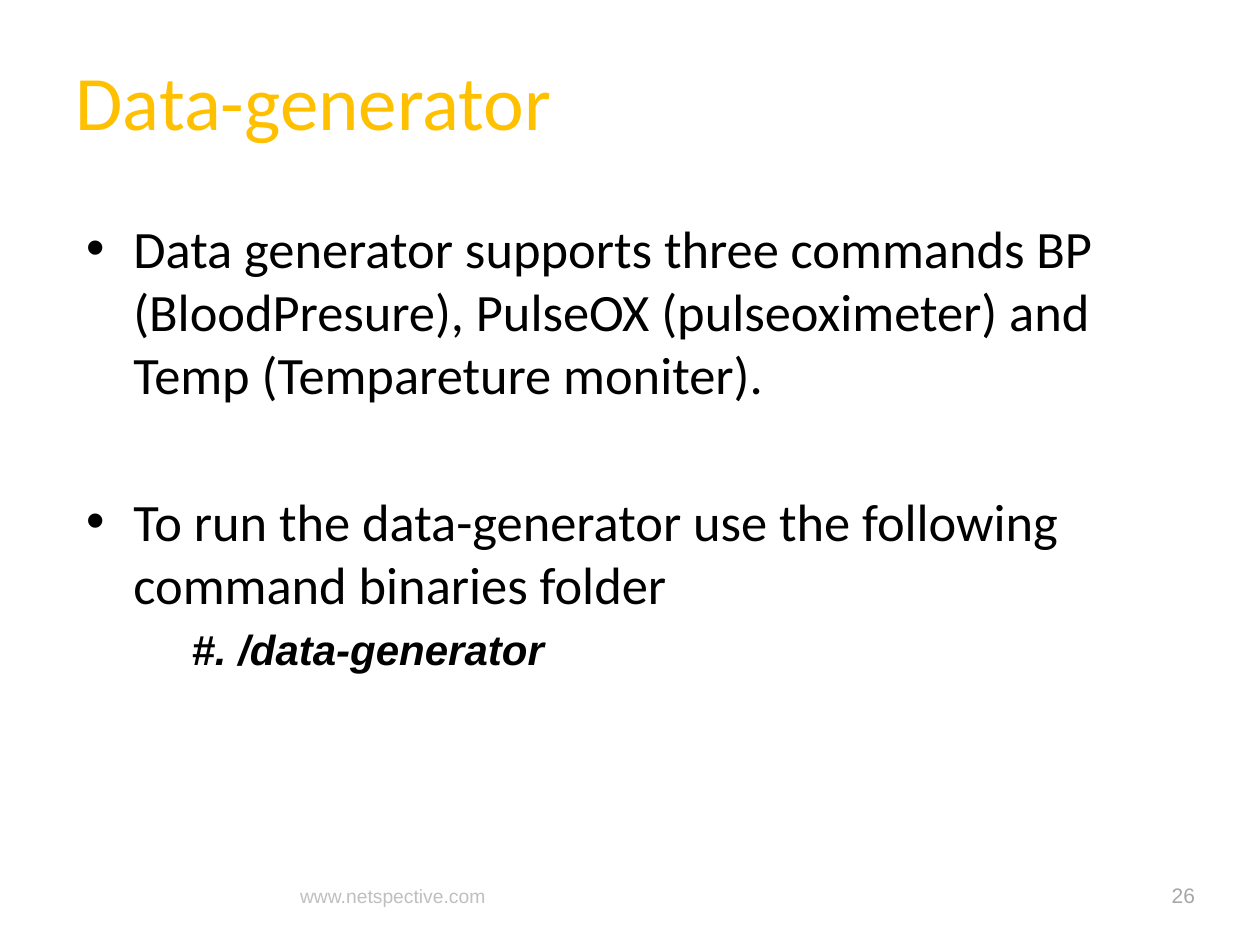
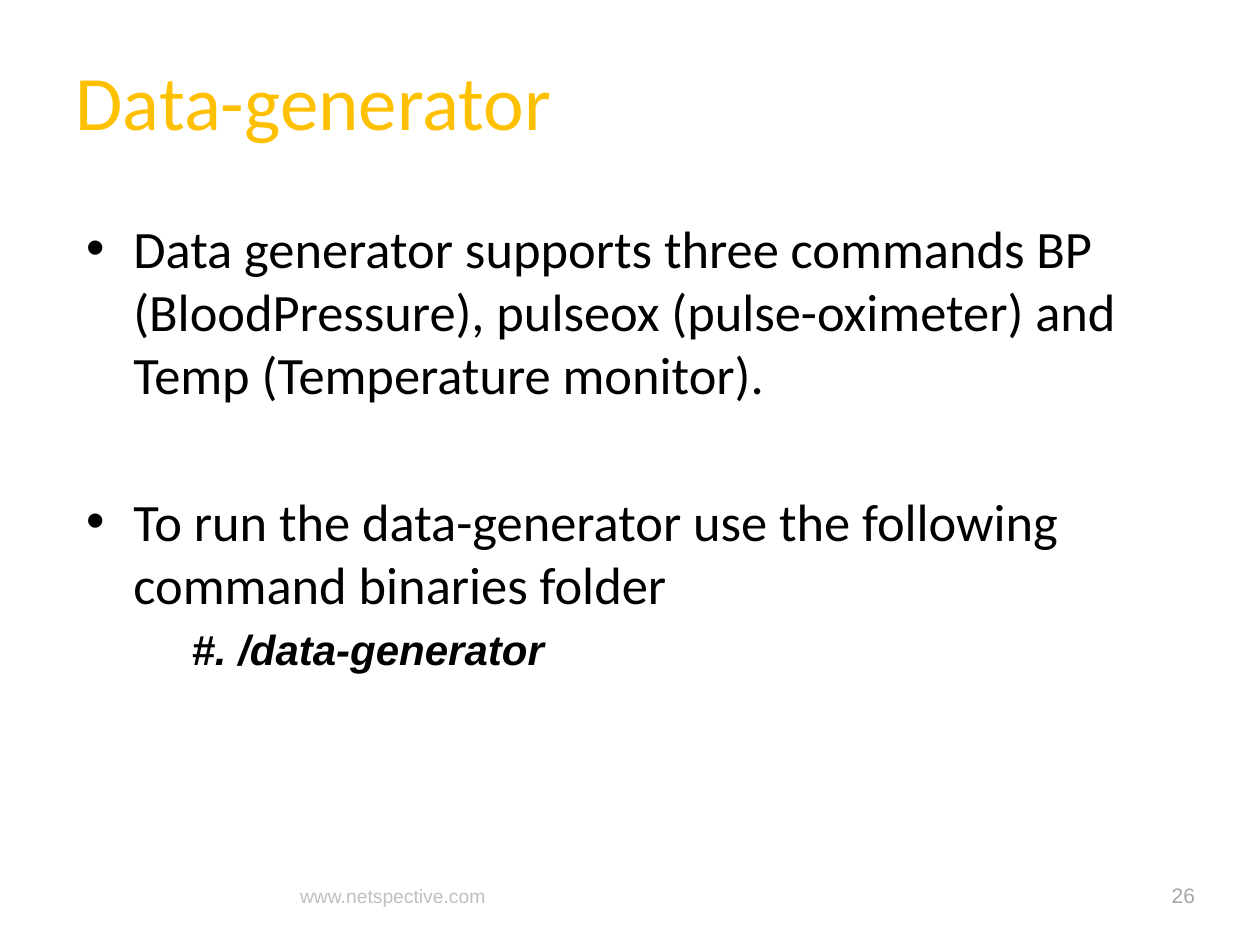
Before and after one commit to netspective/fluent, a slide deck: slide 26 of support/documents/Covidien Gateway Prototype Project Status and Plan.pptx. Drawn at 1260x945 pixels with LibreOffice and Linux fonts; fonts in the diff are those of the drawing; background and template pictures are left out. Boxes give left, top, right and bottom in pixels: in the first picture for what was removed or moved away, otherwise in the second. Text is boxed around its words. In the diff, an @@ line names an element or a change of style, - is before the commit and + after.

Commit message:
Typo Changes and PPT updated

```diff
--- a/support/documents/Covidien Gateway Prototype Project Status and Plan.pptx
+++ b/support/documents/Covidien Gateway Prototype Project Status and Plan.pptx
@@ text at [133, 231, 1115, 403]: text changed @@
-• Data generator supports three commands BP (BloodPresure), PulseOX (pulseoximeter) and Temp (Tempareture moniter).
+• Data generator supports three commands BP (BloodPressure), pulseox (pulse-oximeter) and Temp (Temperature monitor).
```
Also in this commit, not shown: 9 other slides changed, 16 slides added, 4 other files.
